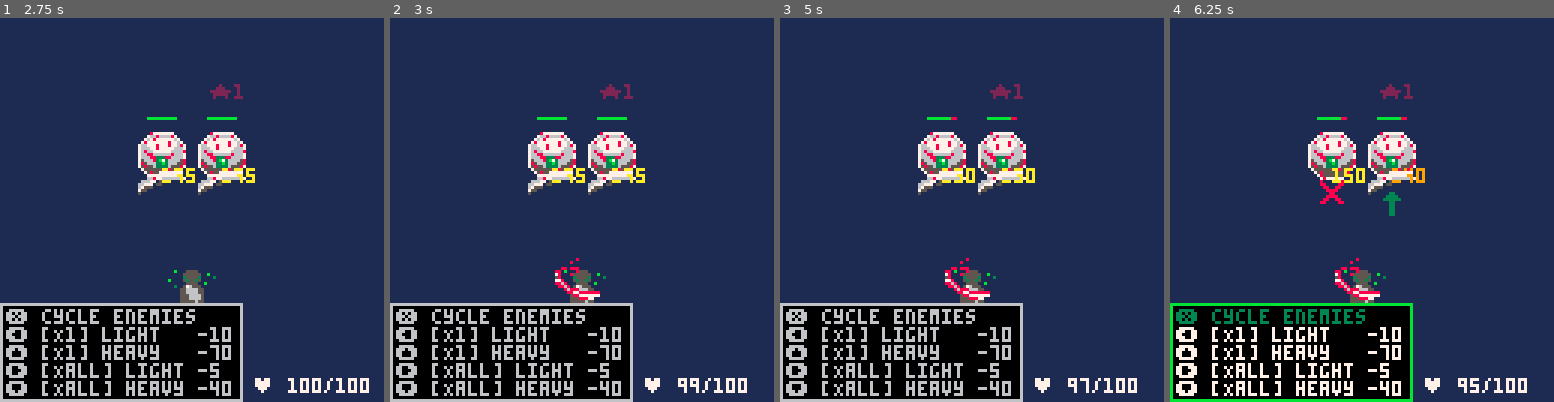
Above: before the commit, frames 1-4 (left to right).
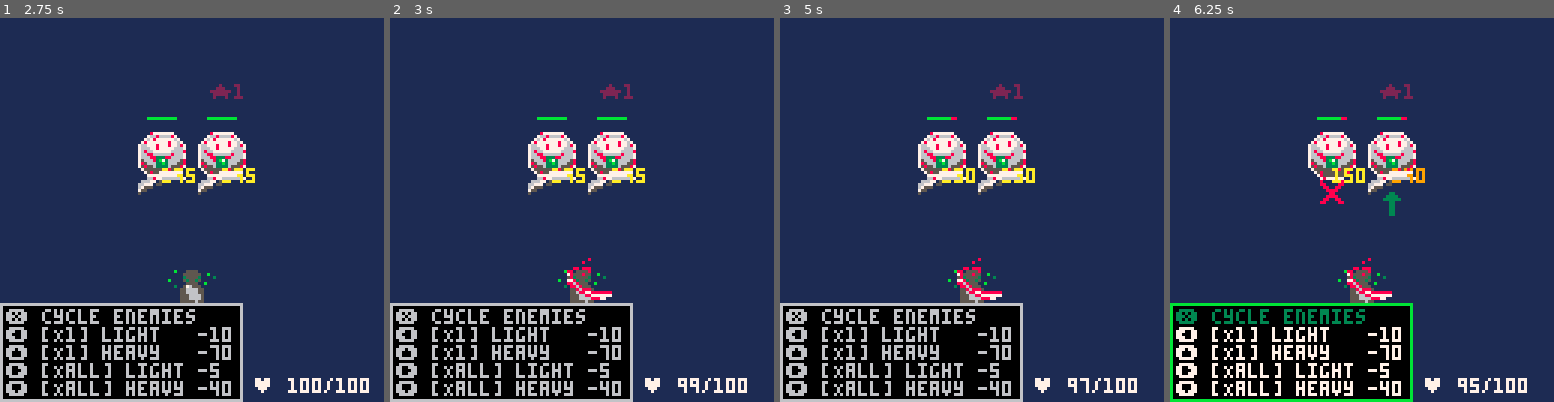
Above: after the commit, the same moments.

Repository: robertvargas-irq/gamedev-pico8-game-source
Game: PICO-8 cartridge apocalypse_couriers.p8
Two runs of this game, one before a commit and one after it. Both use one fixed random seed, a clock stepped at 60 frames per second and the inputs below.
Inputs:
- Up to frame 1 (2.75 s): tap X (X key) at 0.33, 1.07, 1.85 s; tap O (Z key) at 0.7, 1.7, 2.1, 2.5 s; hold Right 1.6-2.1 s; hold Up 2.15-2.42 s; hold Right from 2.47 s (still down)
- Up to frame 2 (3 s): keep holding Right; tap O (Z key) at 2.9 s; tap X (X key) at 2.97 s
- Up to frame 3 (5 s): release Right at 3.03 s; hold Left 3.08-3.58 s; tap O (Z key) every 0.4 s from 3.3 to 4.9 s; hold Down 3.63-3.97 s; hold Right 4.02-4.68 s; tap X (X key) at 4.08 s; hold Up from 4.73 s (still down)
- Up to frame 4 (6.25 s): release Up at 5.03 s; hold Left 5.08-5.68 s; tap X (X key) at 5.2 s; tap O (Z key) at 5.3, 5.7, 6.1 s; hold Down 5.73-6.03 s; hold Right from 6.08 s (still down)

Frame 1 is identical in both runs. In frame 2, 0.5% of the frame differs, in the area x 42-58%, y 62-74%; in frame 3, 0.5%; in frame 4, 0.5%.

Commit message:
Fixed player position to be consistent with player renderer

Diff:
--- a/scenes/battle_scene.lua
+++ b/scenes/battle_scene.lua
@@ -41,7 +41,7 @@
         }
     },
     pl={--player
-        x=56,
+        x=60,
         y=84
     }
 }
@@ -228,7 +228,7 @@
     end
 
     -- draw player sprite
-    spr(34,config.pl.x,config.pl.y,player.w,player.h)
+    spr(34,config.pl.x-4,config.pl.y,player.w,player.h)
 
     -- draw button rows
     render_button_box()
